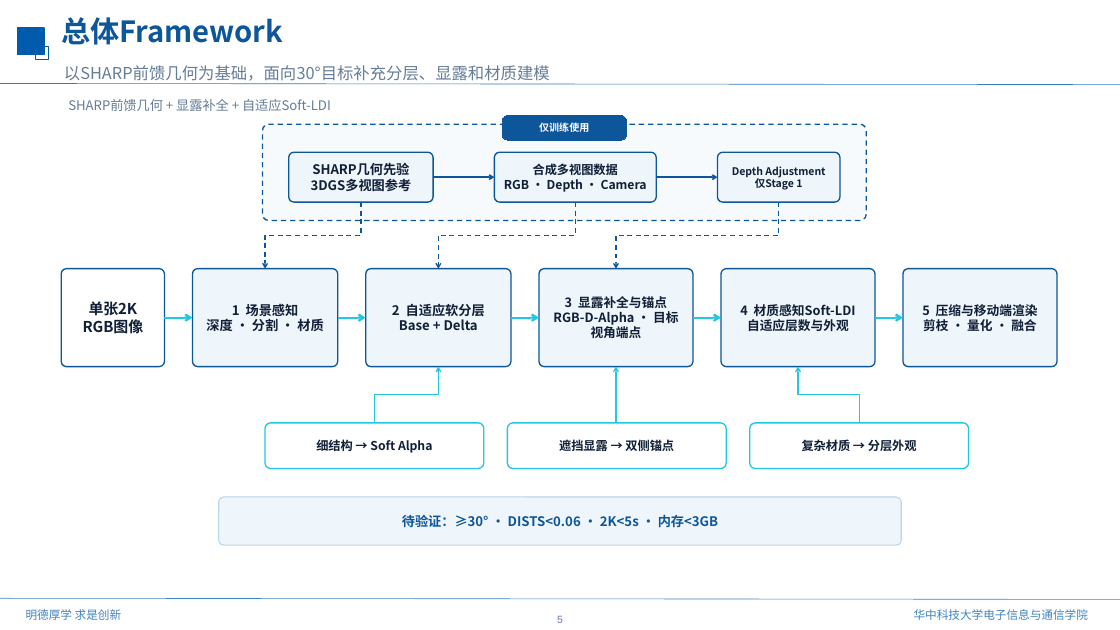
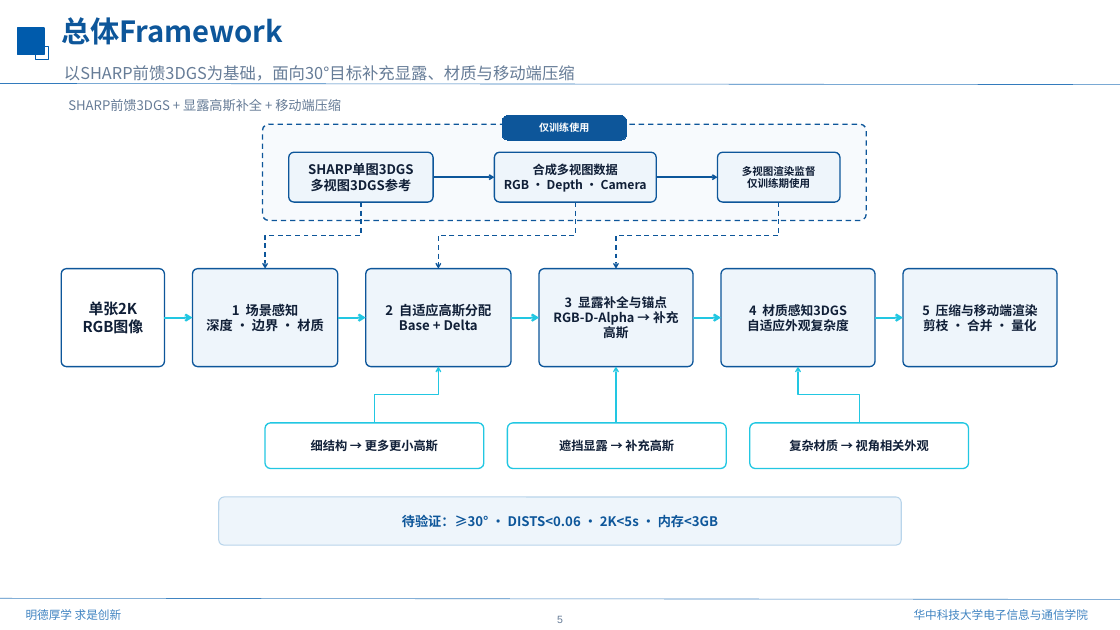
Before and after one commit to mengmcy1/gastric-cbm, a slide deck: slide 5 of 汇报/总体Framework7_22.pptx. Drawn at 1120x630 pixels with LibreOffice and Linux fonts; fonts in the diff are those of the drawing; background and template pictures are left out. Boxes give left, top, right and bottom in pixels: in the first picture for what was removed or moved away, otherwise in the second. Text is boxed around its words. In the diff, an @@ line names an element or a change of style, - is before the commit and + after.

```diff
--- a/汇报/总体Framework7_22.pptx
+++ b/汇报/总体Framework7_22.pptx
@@ text at bbox=[64, 65, 575, 84]: text changed @@
-以SHARP前馈几何为基础，面向30°目标补充分层、显露和材质建模
+以SHARP前馈3DGS为基础，面向30°目标补充显露、材质与移动端压缩
@@ text at bbox=[68, 99, 341, 111]: text changed @@
-SHARP前馈几何 + 显露补全 + 自适应Soft-LDI
+SHARP前馈3DGS + 显露高斯补全 + 移动端压缩
@@ text in rounded rectangle at bbox=[308, 163, 414, 191]: text changed @@
-SHARP几何先验
-3DGS多视图参考
+SHARP单图3DGS
+多视图3DGS参考
@@ text in rounded rectangle at bbox=[742, 164, 816, 190]: text changed @@
-Depth Adjustment
-仅Stage 1
+多视图渲染监督
+仅训练期使用
@@ text in rounded rectangle at bbox=[206, 319, 323, 331]: text changed @@
-深度 · 分割 · 材质
+深度 · 边界 · 材质
@@ text in rounded rectangle at bbox=[385, 304, 491, 316]: text changed @@
-2 自适应软分层
+2 自适应高斯分配
@@ text in rounded rectangle at bbox=[553, 311, 678, 341]: text changed @@
-RGB-D-Alpha · 目标视角端点
+RGB-D-Alpha → 补充高斯
@@ text in rounded rectangle at bbox=[747, 304, 849, 331]: text changed @@
-4 材质感知Soft-LDI
-自适应层数与外观
+4 材质感知3DGS
+自适应外观复杂度
@@ text in rounded rectangle at bbox=[923, 317, 1036, 334]: text changed @@
-剪枝 · 量化 · 融合
+剪枝 · 合并 · 量化
@@ text in rounded rectangle at bbox=[311, 439, 438, 451]: text changed @@
-细结构 → Soft Alpha
+细结构 → 更多更小高斯
@@ text in rounded rectangle at bbox=[559, 437, 674, 454]: text changed @@
-遮挡显露 → 双侧锚点
+遮挡显露 → 补充高斯
@@ text in rounded rectangle at bbox=[789, 439, 929, 451]: text changed @@
-复杂材质 → 分层外观
+复杂材质 → 视角相关外观
```
Also in this commit, not shown: 7 other slides changed, 3 other files.
